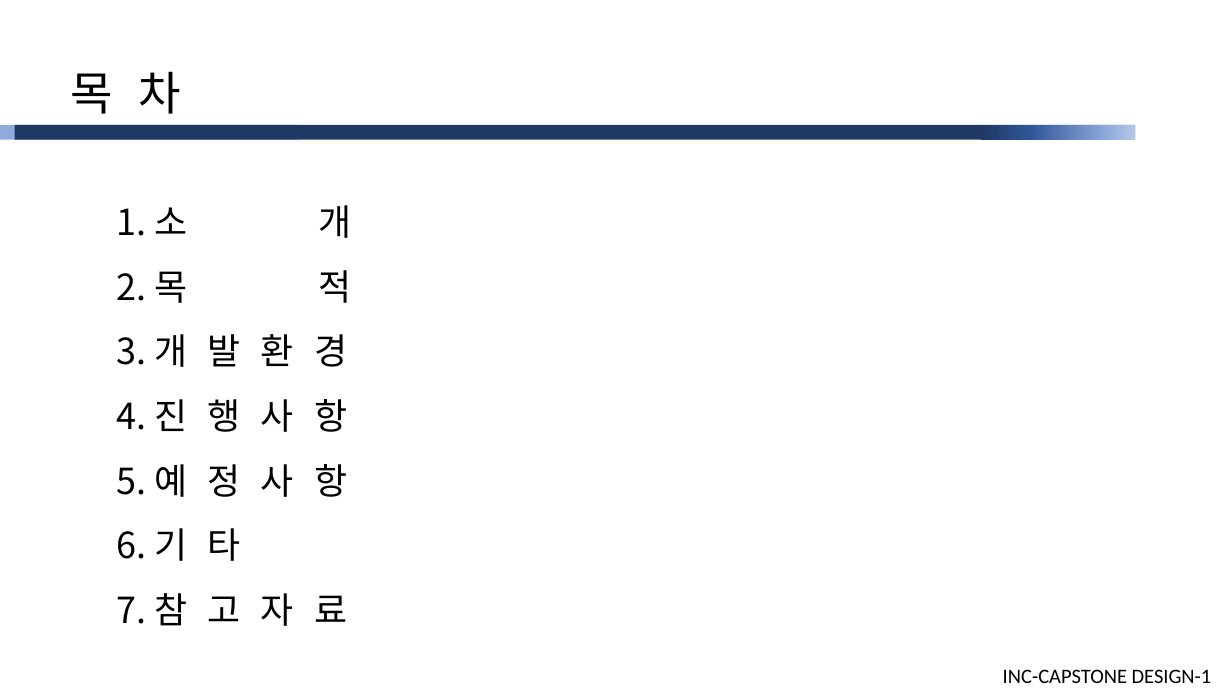
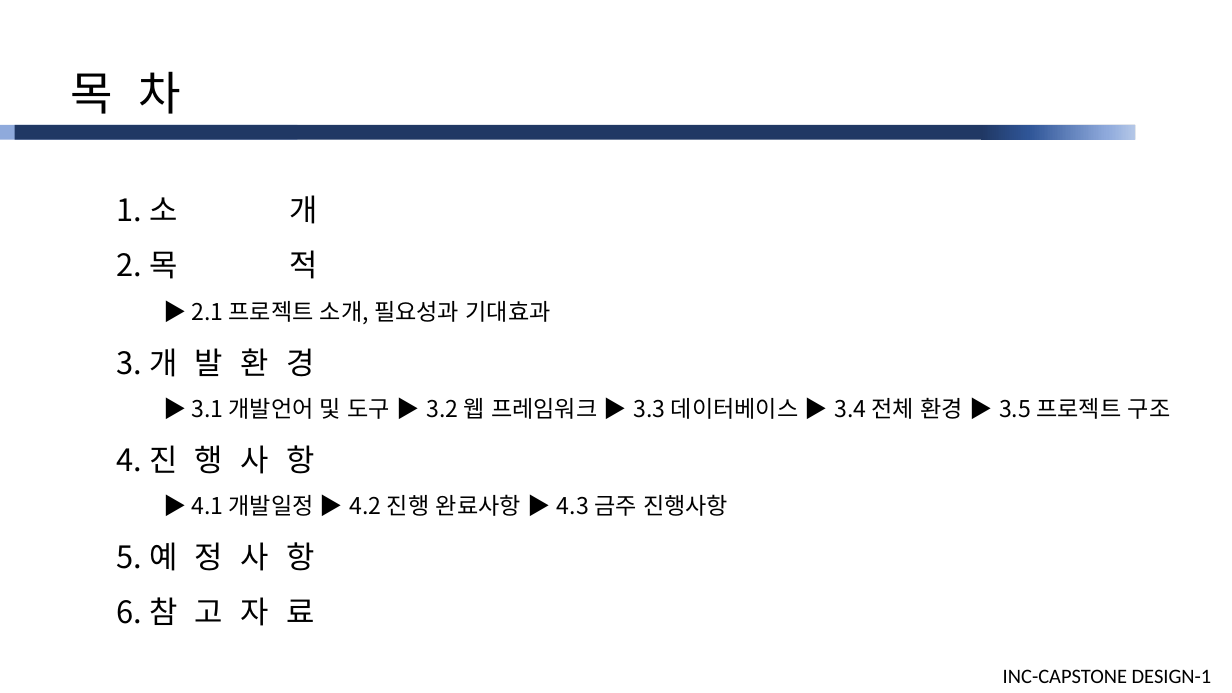
Before and after one commit to cutiecrab/CAR, a slide deck: slide 2 of 주차별 상세/10주/[피드백미반영]산학캡스톤디자인1_발표자료(10주).pptx. Drawn at 1232x693 pixels with LibreOffice and Linux fonts; fonts in the diff are those of the drawing. Boxes give left, top, right and bottom in pixels: in the first picture for what was removed or moved away, otherwise in the second. Text is boxed around its words. In the diff, an @@ line names an element or a change of style, - is before the commit and + after.

```diff
--- a/주차별 상세/10주/[피드백미반영]산학캡스톤디자인1_발표자료(10주).pptx
+++ b/주차별 상세/10주/[피드백미반영]산학캡스톤디자인1_발표자료(10주).pptx
@@ text at (x1=117, y1=195, x2=318, y2=571): size 28 to 24 pt in "1. 소 개", "2. 목 적", "3. 개 발 환 경", "4. 진 행 사 항" and 1 more places @@
@@ text at (x1=191, y1=301, x2=551, y2=324): paragraph added @@
+▶ 2.1 프로젝트 소개, 필요성과 기대효과
@@ text at (x1=191, y1=397, x2=1171, y2=419): paragraph added @@
+▶ 3.1 개발언어 및 도구 ▶ 3.2 웹 프레임워크 ▶ 3.3 데이터베이스 ▶ 3.4 전체 환경 ▶ 3.5 프로젝트 구조
@@ text at (x1=191, y1=494, x2=728, y2=516): paragraph added @@
+▶ 4.1 개발일정 ▶ 4.2 진행 완료사항 ▶ 4.3 금주 진행사항
@@ text at (x1=117, y1=597, x2=314, y2=626): text changed; size 28 to 24 pt @@
-6. 기 타
-7. 참 고 자 료
+6. 참 고 자 료
```
Also in this commit, not shown: 20 other slides changed, 7 slides added, 3 slides removed.
